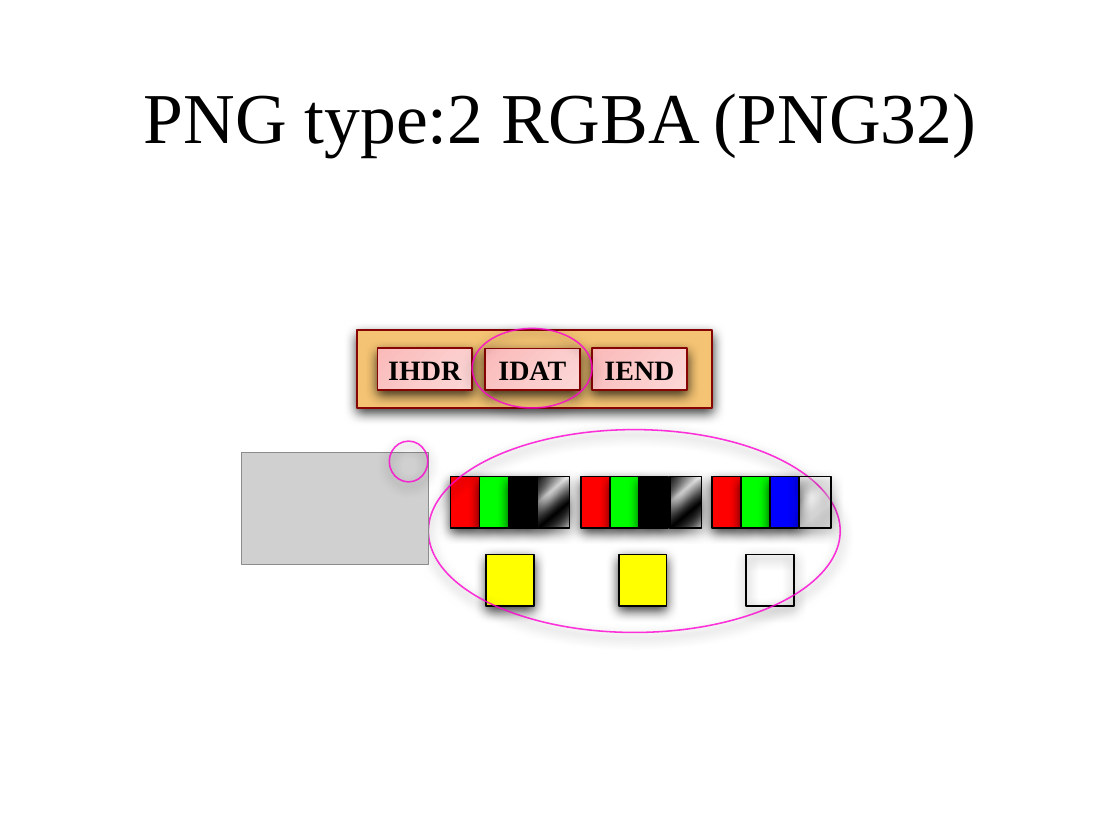
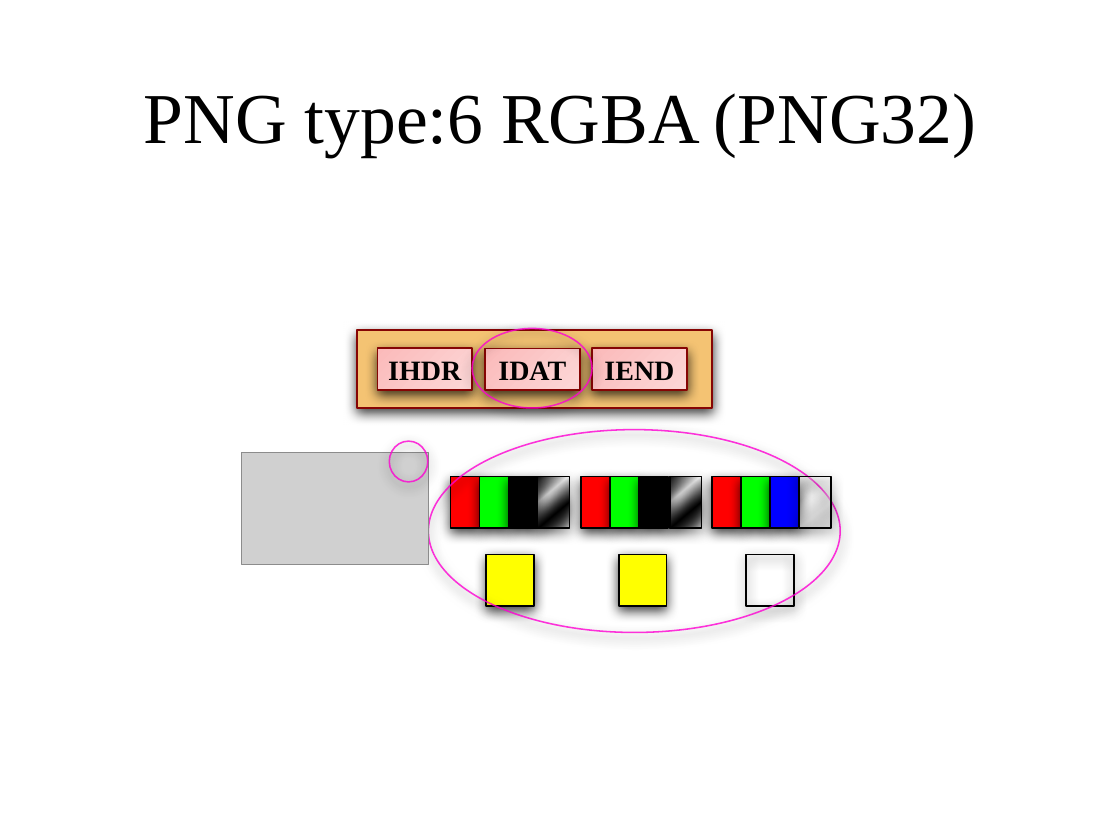
Before and after one commit to awmlabs/blog.awm.jp, a slide deck: slide 8 of content/2016/01/26/png.pptx (slide 7 before the commit). Drawn at 1120x840 pixels with LibreOffice and Linux fonts; fonts in the diff are those of the drawing; grey boxes stand for pictures; background and template pictures are left out. Boxes give left, top, right and bottom in pixels: in the first picture for what was removed or moved away, otherwise in the second. Text is boxed around its words. In the diff, an @@ line names an element or a change of style, - is before the commit and + after.

```diff
--- a/content/2016/01/26/png.pptx
+++ b/content/2016/01/26/png.pptx
@@ title at (x1=144, y1=93, x2=976, y2=157): text changed @@
-PNG type:2 RGBA (PNG32)
+PNG type:6 RGBA (PNG32)
```
Also in this commit, not shown: 1 slide added.
